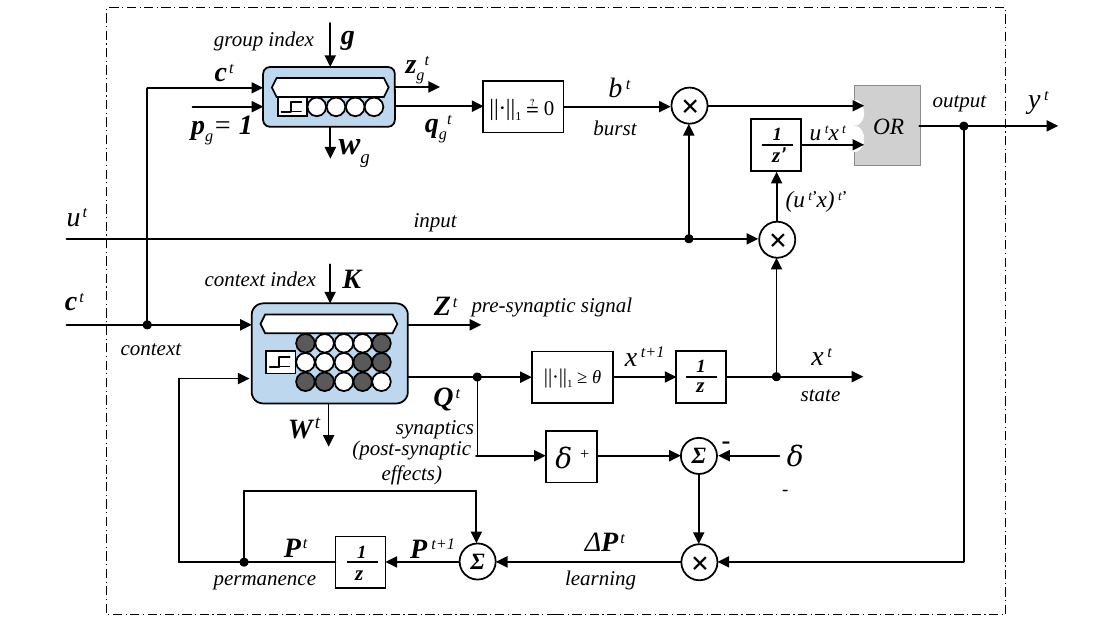
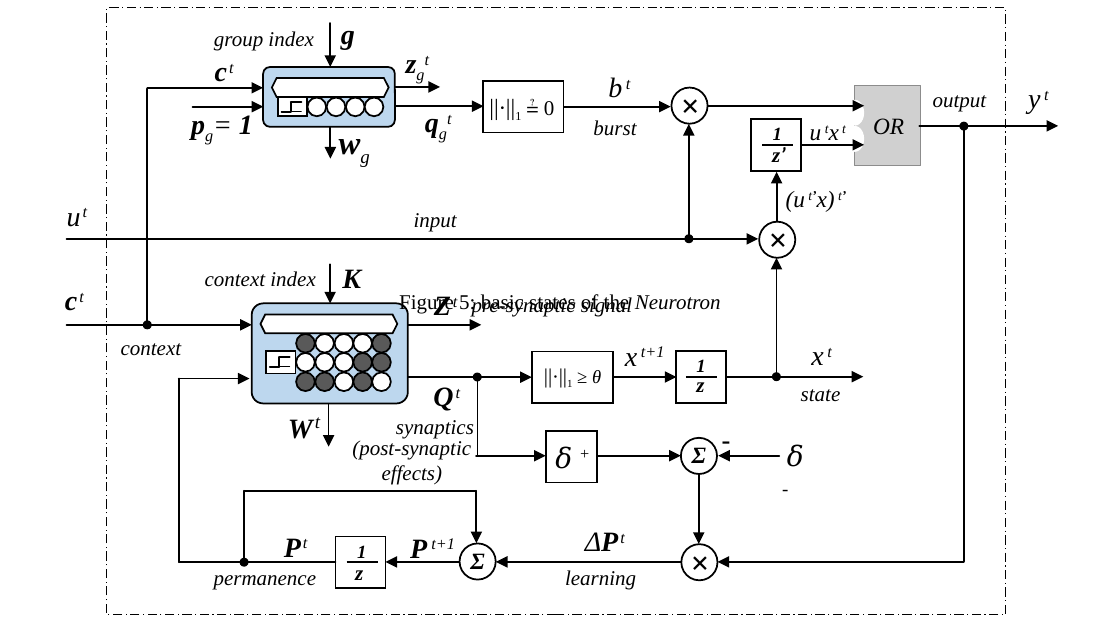
Before and after one commit to ihux/neural-study, a slide deck: slide 17 of paper/Sequence Memory/Sequence Memory.pptx. Drawn at 1120x630 pixels with LibreOffice and Linux fonts; fonts in the diff are those of the drawing; grey boxes stand for pictures. Boxes give left, top, right and bottom in pixels: in the first picture for what was removed or moved away, otherwise in the second. Text is boxed around its words. In the diff, an @@ line names an element or a change of style, - is before the commit and + after.

```diff
--- a/paper/Sequence Memory/Sequence Memory.pptx
+++ b/paper/Sequence Memory/Sequence Memory.pptx
@@ text added at <box>399,294,721,314</box>, 18 pt, text #000000 @@
+Figure 5: basic states of the Neurotron
```
Also in this commit, not shown: 2 other files.
